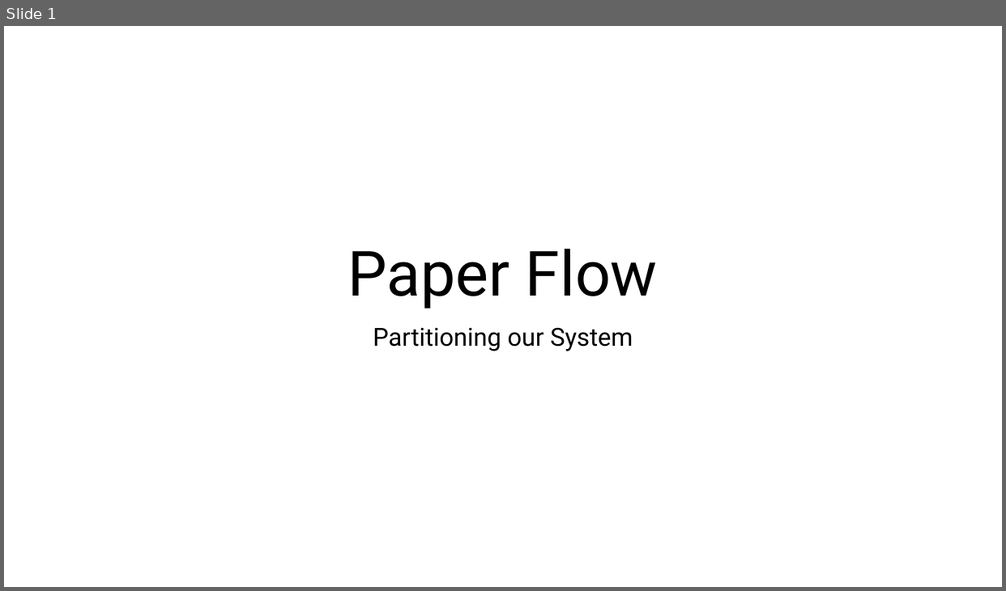
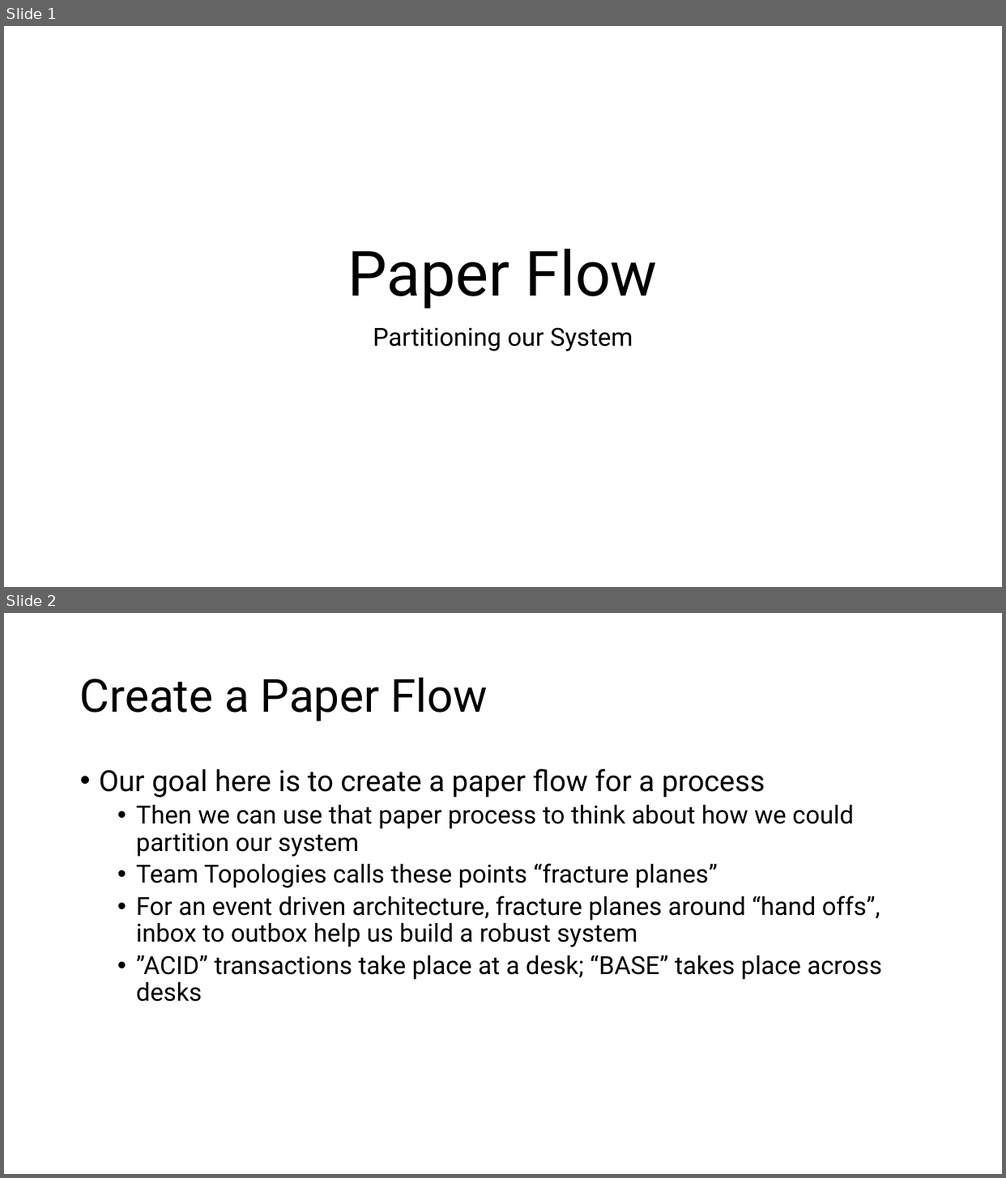
Before and after one commit to iancooper/practical-messaging, a slide deck: exercises/Paper Flow.pptx. Shown one above the other, each under a label of ours: slide 1 before the commit, slides 1 and 2 after it. The pictures are 1006x591 and 1006x1178 pixels, drawn with LibreOffice and Linux fonts; fonts in the diff are those of the drawing. Boxes give left, top, right and bottom in pixels: in the first picture for what was removed or moved away, otherwise in the second. Text is boxed around its words. In the diff, an @@ line names an element or a change of style, - is before the commit and + after.

```diff
--- a/exercises/Paper Flow.pptx
+++ b/exercises/Paper Flow.pptx
@@ slide 2 added at [4, 613, 1002, 1174], background #FFFFFF @@
@@ title added at [80, 677, 488, 722], 44 pt, text #000000 @@
+Create a Paper Flow
@@ text added at [99, 769, 882, 1002], 24 pt, text #000000 @@
+• Our goal here is to create a paper flow for a process
+  • Then we can use that paper process to think about how we could partition our system
+  • Team Topologies calls these points “fracture planes”
+  • For an event driven architecture, fracture planes around “hand offs”, inbox to outbox help us build a robust system
+  • ”ACID” transactions take place at a desk; “BASE” takes place across desks
```
Also in this commit, not shown: 2 other slides added, 7 other files.
